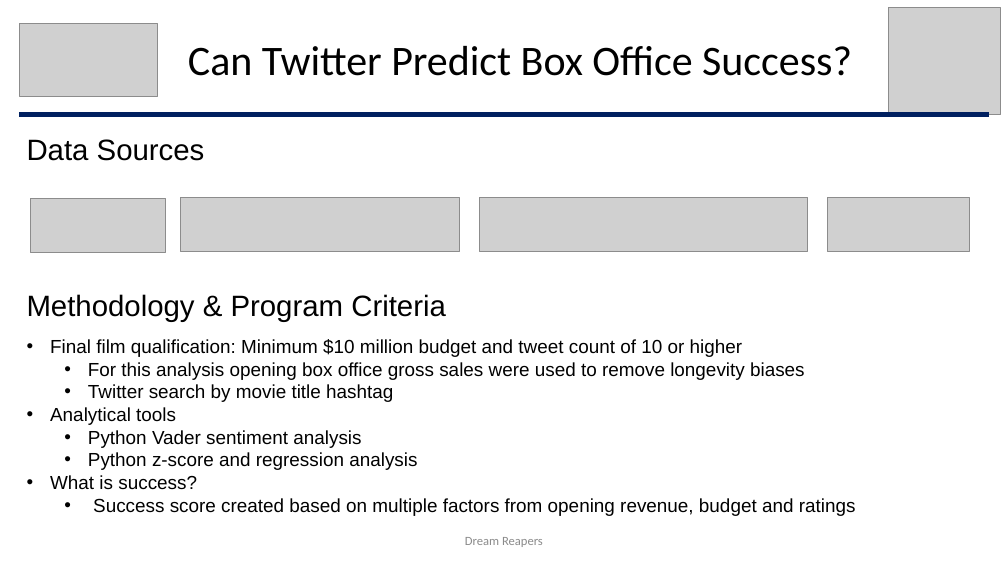
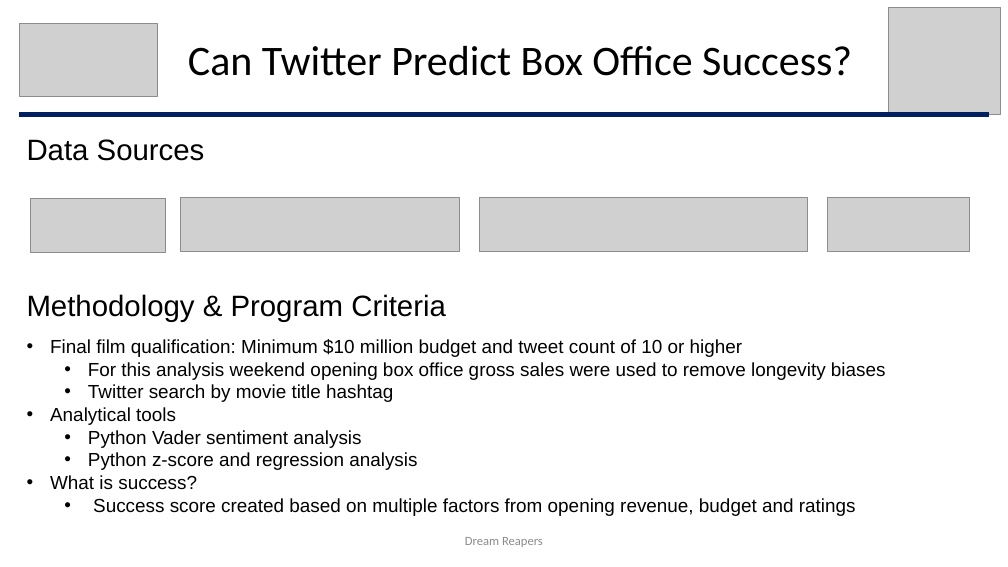
Before and after one commit to Jayleh/dream-reapers, a slide deck: slide 3 of Dream Reapers V6.pptx. Drawn at 1008x567 pixels with LibreOffice and Linux fonts; fonts in the diff are those of the drawing; grey boxes stand for pictures. Boxes give left, top, right and bottom in pixels: in the first picture for what was removed or moved away, otherwise in the second. Text is boxed around its words. In the diff, an @@ line names an element or a change of style, - is before the commit and + after.

Commit message:
updating powerpoint

```diff
--- a/Dream Reapers V6.pptx
+++ b/Dream Reapers V6.pptx
@@ text at box(88, 362, 886, 380): text changed @@
-  • For this analysis opening box office gross sales were used to remove longevity biases
+  • For this analysis weekend opening box office gross sales were used to remove longevity biases
```
Also in this commit, not shown: 1 other slide changed.
